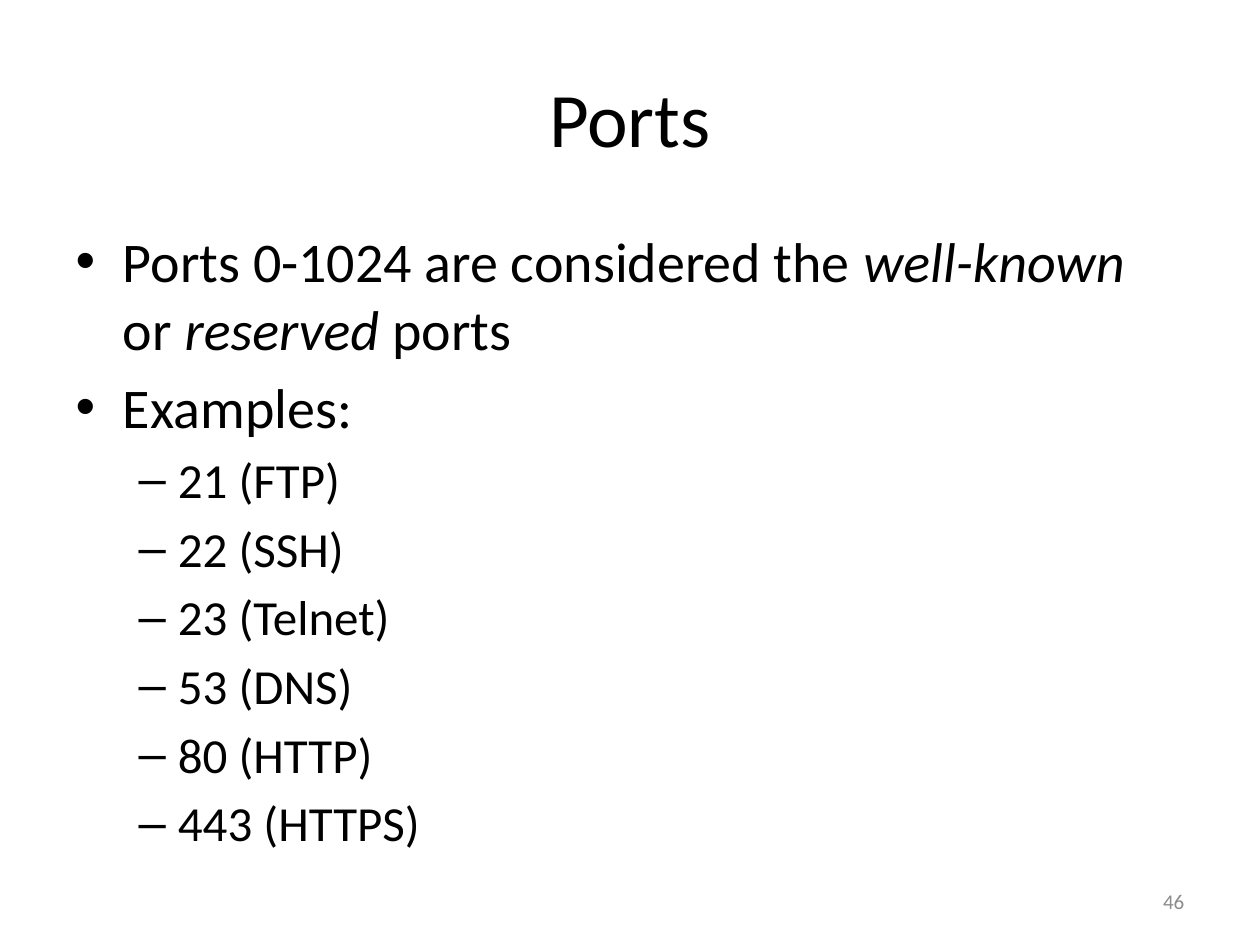
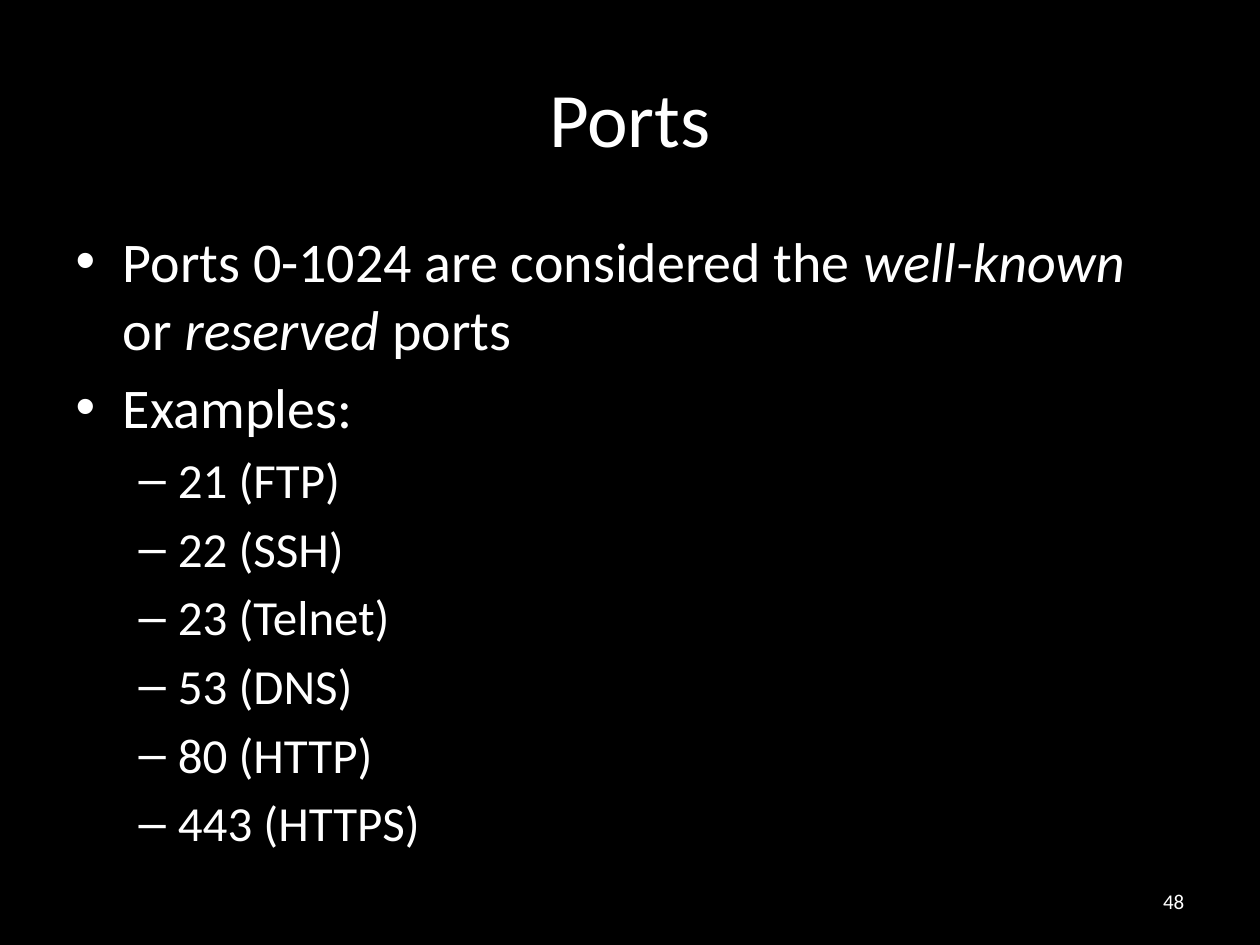
Before and after one commit to carlosgj/FRC-Training, a slide deck: slide 48 of Networking Basics.pptx (slide 46 before the commit). Drawn at 1260x945 pixels with LibreOffice and Linux fonts; fonts in the diff are those of the drawing; background and template pictures are left out. Boxes give left, top, right and bottom in pixels: in the first picture for what was removed or moved away, otherwise in the second. Text is boxed around its words. In the diff, an @@ line names an element or a change of style, - is before the commit and + after.

```diff
--- a/Networking Basics.pptx
+++ b/Networking Basics.pptx
@@ background #FFFFFF to #000000 @@
@@ title "Ports" at [549, 97, 710, 148]: text colour #000000 to #FFFFFF @@
@@ text "Ports 0-1024 are considered the ..." at [123, 243, 1124, 848]: text colour #000000 to #FFFFFF @@
@@ page number at [1163, 894, 1184, 909]: text changed; text colour #8C8C8C to #FFFFFF @@
-46
+48
```
Also in this commit, not shown: 62 other slides changed, 2 slides added, 1 other file.
